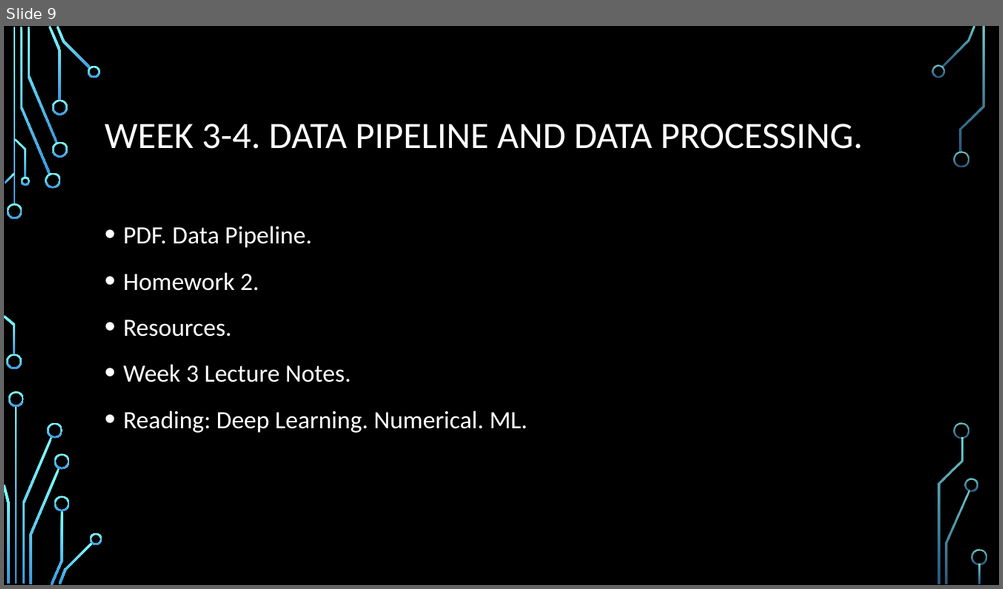
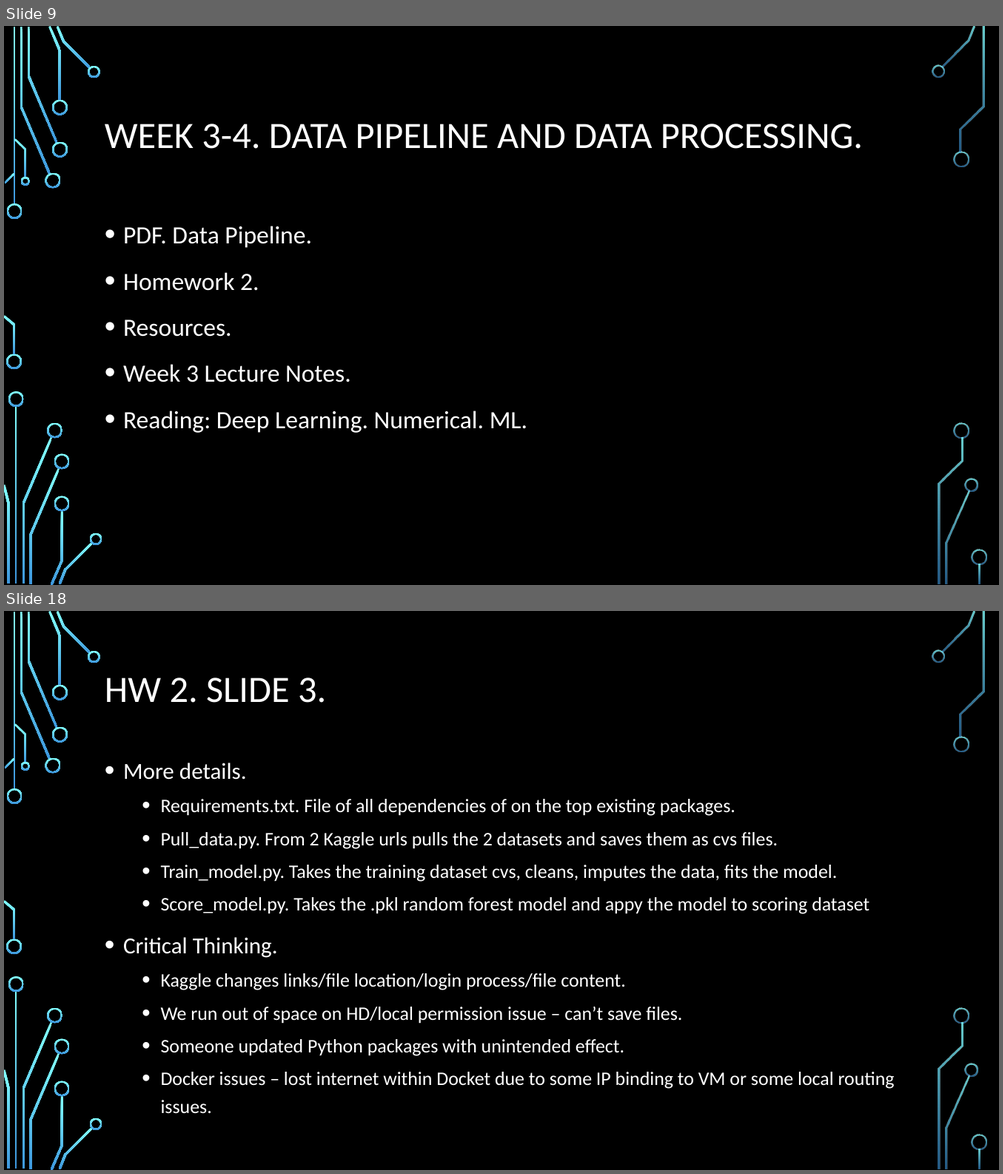
Before and after one commit to mgroysman/Data-622.-Fall-2019., a slide deck: Data 622.pptx. Shown one above the other, each under a label of ours: slide 9 before the commit, slides 9 and 18 after it; the slides between them are not shown. The pictures are 1003x589 and 1003x1174 pixels, drawn with LibreOffice and Linux fonts; fonts in the diff are those of the drawing; background and template pictures are left out. Boxes give left, top, right and bottom in pixels: in the first picture for what was removed or moved away, otherwise in the second. Text is boxed around its words. In the diff, an @@ line names an element or a change of style, - is before the commit and + after.

```diff
--- a/Data 622.pptx
+++ b/Data 622.pptx
@@ slide 18 added at <box>4,611,999,1170</box>, background picture (left out); not listed: 36 template elements that a slide beside it also shows @@
@@ title added at <box>105,678,326,703</box>, 36 pt, text #FFFFFF @@
+HW 2. SLIDE 3.
@@ text added at <box>123,763,894,1114</box>, 18.5 pt, text #FFFFFF @@
+• More details.
+  • Requirements.txt. File of all dependencies of on the top existing packages.
+  • Pull_data.py. From 2 Kaggle urls pulls the 2 datasets and saves them as cvs files.
+  • Train_model.py. Takes the training dataset cvs, cleans, imputes the data, fits the model.
+  • Score_model.py. Takes the .pkl random forest model and appy the model to scoring dataset
+• Critical Thinking.
+  • Kaggle changes links/file location/login process/file content.
+  • We run out of space on HD/local permission issue – can’t save files.
+  • Someone updated Python packages with unintended effect.
+  • Docker issues – lost internet within Docket due to some IP binding to VM or some local routing issues.
```
Also in this commit, not shown: 3 slides changed, 28 other slides added, 1 slide removed.
